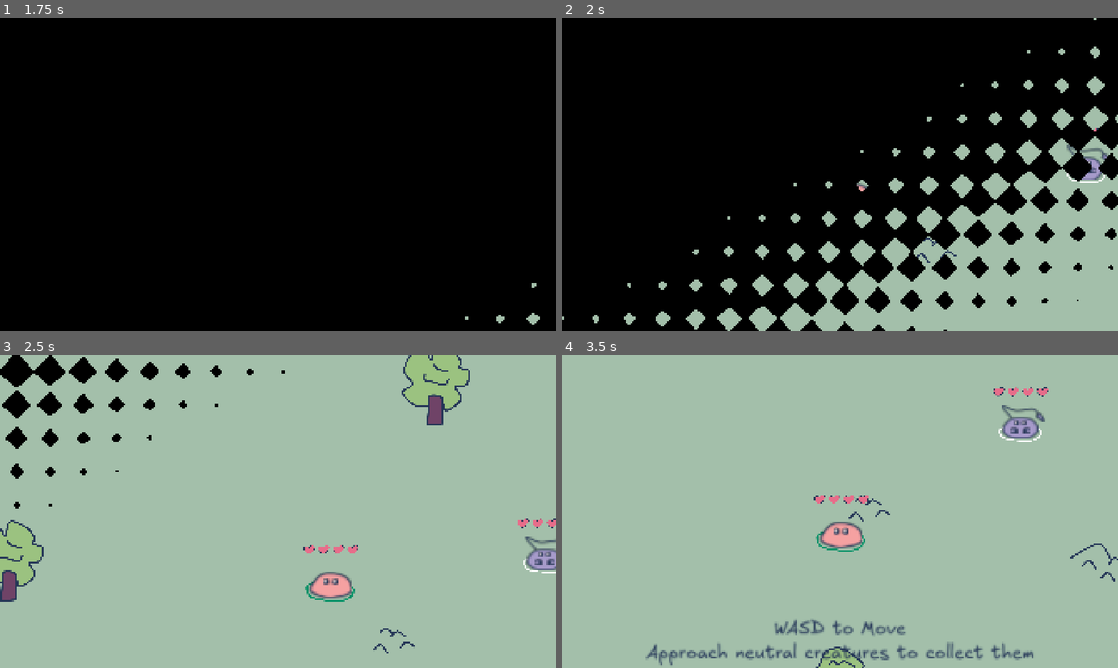
Above: before the commit, frames 1-4 (two rows, left to right).
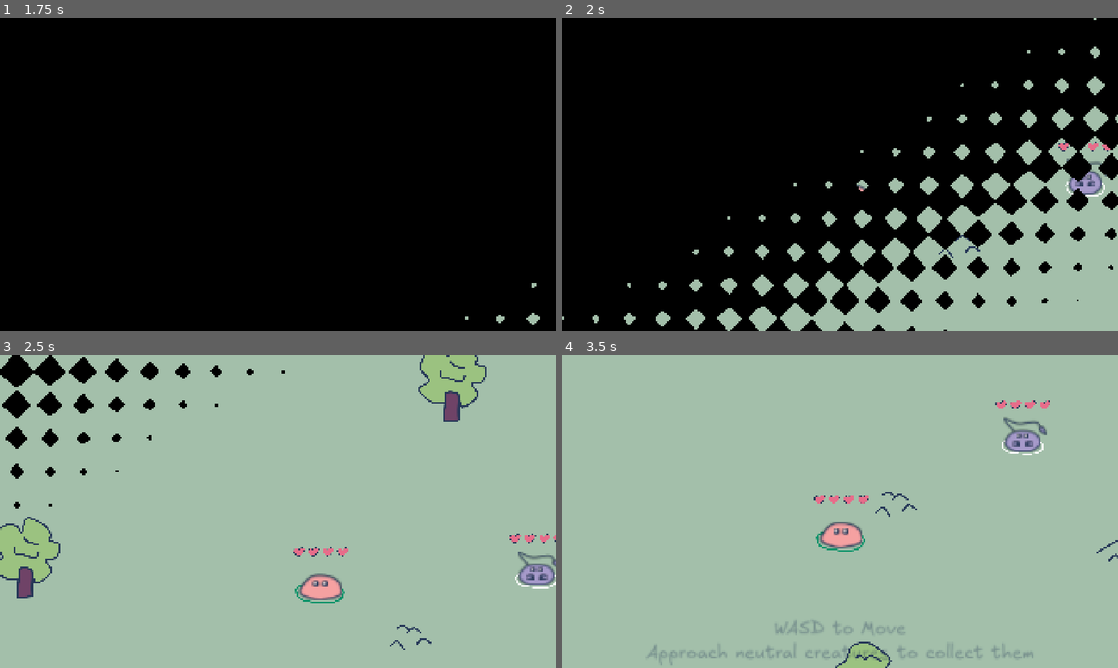
Above: after the commit, the same moments.

Repository: rinevard/SwarmSurge
Game: Godot game, scene res://scenes/main.tscn
Same seed, same stepped clock (60 frames per second), same inputs: the game is played once before the commit and once after it. Sound files missing from this copy of the repository are replaced by a short silence.
Inputs:
- Up to frame 1 (1.75 s): click "Start" at 0.5 s; click "Start" at 1.25 s
- Up to frame 2 (2 s): no input
- Up to frame 3 (2.5 s): hold D (right) from 2.03 s (still down)
- Up to frame 4 (3.5 s): release D (right) at 2.78 s; hold S (down) from 2.78 s (still down)

Frame 1 is identical in both runs. In frame 2, 0.8% of the frame differs, in the area x 53-99%, y 35-79%; in frame 3, 5.2%, in the area x 0-100%, y 0-96%; in frame 4, 3.5%.

Commit message:
更好的教程

Diff:
--- a/scenes/game.tscn
+++ b/scenes/game.tscn
@@ -94,19 +94,19 @@
 
 [node name="SwarmMaster" parent="Creatures" instance=ExtResource("1_yqjtg")]
 z_index = 0
-position = Vector2(342, 659)
+position = Vector2(250, 678)
 
 [node name="Scorpion" parent="Creatures" instance=ExtResource("2_lnu2h")]
-position = Vector2(1154, 568)
+position = Vector2(1070, 632)
 
 [node name="Turtle" parent="Creatures" instance=ExtResource("3_lnu2h")]
-position = Vector2(-604, 1458)
+position = Vector2(1967, 608)
 
 [node name="EnemyMaster" parent="Creatures" instance=ExtResource("5_p57ef")]
-position = Vector2(2444, 527)
+position = Vector2(2101, 609)
 
 [node name="Hedgehog" parent="Creatures" instance=ExtResource("6_u5sy4")]
-position = Vector2(-632, -245)
+position = Vector2(-1098, 1955)
 
 [node name="EnemyHandler" type="Node2D" parent="."]
 script = ExtResource("7_gee14")
--- a/scripts/creatures/enemy_master.gd
+++ b/scripts/creatures/enemy_master.gd
@@ -26,7 +26,7 @@
 	Global.enemy_masters.append(self)
 
 func _physics_process(delta: float) -> void:
-	if Global.game_paused or (not Global.first_creature_picked):
+	if Global.game_paused or (not Global.tutorial_ended):
 		return
 	_update_swarm_parts_and_enemies()
 
--- a/scripts/creatures/swarm_part.gd
+++ b/scripts/creatures/swarm_part.gd
@@ -44,6 +44,8 @@
 		keep_distance_force = (master_next_global_position - global_position) * WEIGHT_KEEP_DISTANCE
 		center_force = (swarm_master.global_position - global_position) * WEIGHT_CENTER_FORCE
 		if swarm_master is EnemyMaster:
+			if not Global.tutorial_ended:
+				return
 			if Global.player_master:
 				var player_master_distance: float = global_position.distance_to(Global.player_master.global_position)
 				if player_master_distance < MIN_PLAYER_MASTER_DISTANCE:
--- a/scripts/enemy_handler.gd
+++ b/scripts/enemy_handler.gd
@@ -9,7 +9,9 @@
 const TURTLE = preload("res://scenes/creatures/turtle.tscn")
 
 # 生成参数常量
-const CHECK_INTERVAL: float = 20.0  # 每 20 秒检查一次敌人聚落数量, 太少就生成新聚落
+var check_interval: float = 10.0 # 每 10 秒检查一次敌人聚落数量, 太少就生成新聚落, 友方聚落越大, 检查间隔越大
+const MIN_CHECK_INTERVAL: float = 10.0
+const MAX_CHECK_INTERVAL: float = 20.0
 const MAX_ENEMY_COLONIES: int = 2  # 最大敌方聚落数量
 const BASE_SPAWN_DISTANCE: float = 1500.0  # 基础生成距离
 const DISTANCE_PER_SWARM_SIZE: float = 70.0  # 每个友方生物增加的距离
@@ -38,7 +40,7 @@
 		return
 
 	_check_timer += delta
-	if _check_timer >= CHECK_INTERVAL:
+	if _check_timer >= check_interval:
 		print("check")
 		_check_timer = 0.0
 		var count := _count_enemy_masters()
@@ -57,6 +59,8 @@
 	var friend_swarm_size: int = 0
 	if swarm_master and is_instance_valid(swarm_master):
 		friend_swarm_size = swarm_master.swarm_parts.keys().size()
+
+	check_interval = clamp(MIN_CHECK_INTERVAL + friend_swarm_size, MIN_CHECK_INTERVAL, MAX_CHECK_INTERVAL)
 
 	var num_parts: int = int(round(float(friend_swarm_size) * randf_range(ENEMY_SIZE_MIN_RATIO, ENEMY_SIZE_MAX_RATIO)))
 	num_parts = 1 if num_parts <= 1 else num_parts
--- a/scripts/tutorial_shower.gd
+++ b/scripts/tutorial_shower.gd
@@ -1,10 +1,13 @@
 extends Control
 
 const SHOW_INTERVAL: float = 4.0
+const FADE_DURATION: float = 0.5
 
-var pick_tutorial: Array[String] = ["WASD to Move\nApproach neutral creatures to collect them", "The circle beneath you is your swarm's territory"]
-var battle_tutorial: String = "Defeat an enemy leader to leave their minions neutral\nYou can then move in to collect them"
+var pick_tutorial: Array[String] = ["WASD to Move\nApproach neutral creatures to collect them", "The circle beneath creatures indicates their faction"]
+var battle_tutorial: String = "Defeat an enemy leader to leave their swarm neutral\nYou can then move in to collect them"
 var pick_tutorial_text_shown: bool = false
+var battle_tutorial_shown: bool = false
+var battle_tutorial_hiding: bool = false
 
 @onready var my_label: RichTextLabel = $MyLabel
 
@@ -16,16 +19,28 @@
 func _process(_delta: float) -> void:
 	if Global.tutorial_ended:
 		return
-	if pick_tutorial_text_shown and Global.first_creature_picked:
+	if pick_tutorial_text_shown and Global.first_creature_picked and not battle_tutorial_shown:
+		battle_tutorial_shown = true
 		my_label.text = battle_tutorial
-		if Global.first_enemy_master_destroyed:
-			my_label.text = ""
-			Global.tutorial_ended = true
+		var tween_in = get_tree().create_tween()
+		tween_in.tween_property(my_label, "modulate:a", 1.0, FADE_DURATION)
+	if battle_tutorial_shown and Global.first_enemy_master_destroyed and not battle_tutorial_hiding:
+		battle_tutorial_hiding = true
+		var tween_out = get_tree().create_tween()
+		tween_out.tween_property(my_label, "modulate:a", 0.0, FADE_DURATION)
+		tween_out.tween_callback(func(): Global.tutorial_ended = true)
+		tween_out.tween_callback(func(): my_label.text = "")
+
 
 func _show_pick_tutorial() -> void:
-	my_label.text = pick_tutorial[0]
-	await get_tree().create_timer(SHOW_INTERVAL).timeout
-	my_label.text = pick_tutorial[1]
-	await get_tree().create_timer(SHOW_INTERVAL).timeout
+	my_label.modulate.a = 0.0
+
+	for text in pick_tutorial:
+		my_label.text = text
+		var tween = get_tree().create_tween()
+		tween.tween_property(my_label, "modulate:a", 1.0, FADE_DURATION)
+		tween.tween_interval(SHOW_INTERVAL - 2 * FADE_DURATION)
+		tween.tween_property(my_label, "modulate:a", 0.0, FADE_DURATION)
+		await tween.finished
 
 	pick_tutorial_text_shown = true
